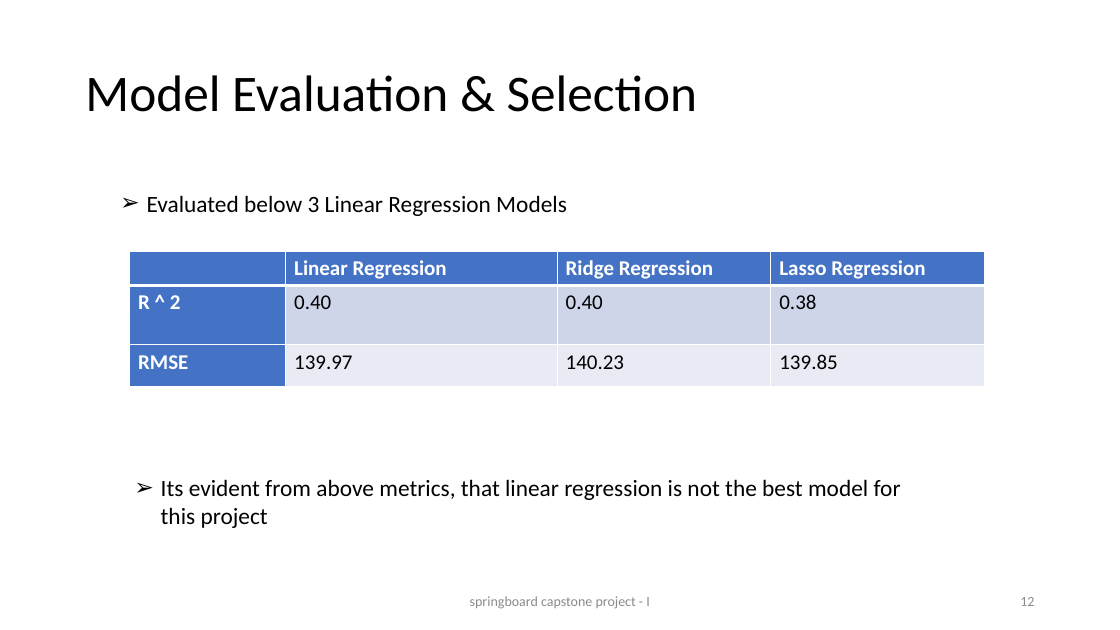
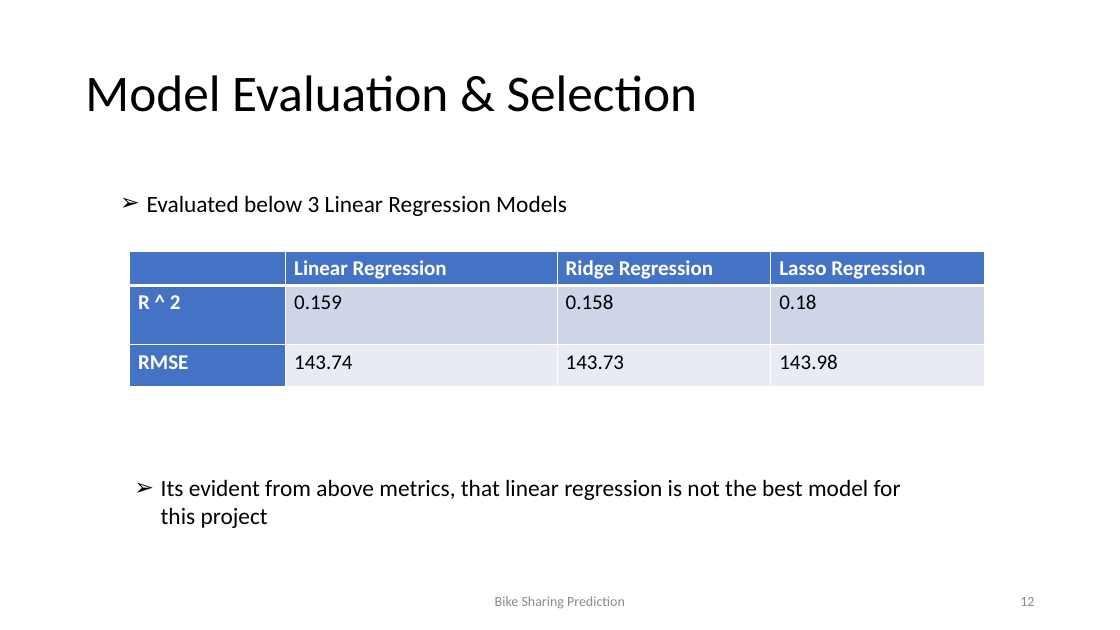
Before and after one commit to samudassir/bikesharingdemand, a slide deck: slide 12 of project_report/project_presentation_I.pptx. Drawn at 1120x630 pixels with LibreOffice and Linux fonts; fonts in the diff are those of the drawing. Boxes give left, top, right and bottom in pixels: in the first picture for what was removed or moved away, otherwise in the second. Text is boxed around its words. In the diff, an @@ line names an element or a change of style, - is before the commit and + after.

```diff
--- a/project_report/project_presentation_I.pptx
+++ b/project_report/project_presentation_I.pptx
@@ table at <box>130,251,985,386</box> @@
-row 2: R ^ 2 | 0.40 | 0.40 | 0.38
+row 2: R ^ 2 | 0.159 | 0.158 | 0.18
-row 3: RMSE | 139.97 | 140.23 | 139.85
+row 3: RMSE | 143.74 | 143.73 | 143.98
@@ text at <box>495,596,625,609</box>: text changed @@
-springboard capstone project - I
+Bike Sharing Prediction
```
Also in this commit, not shown: 15 other slides changed, 19 other files.
